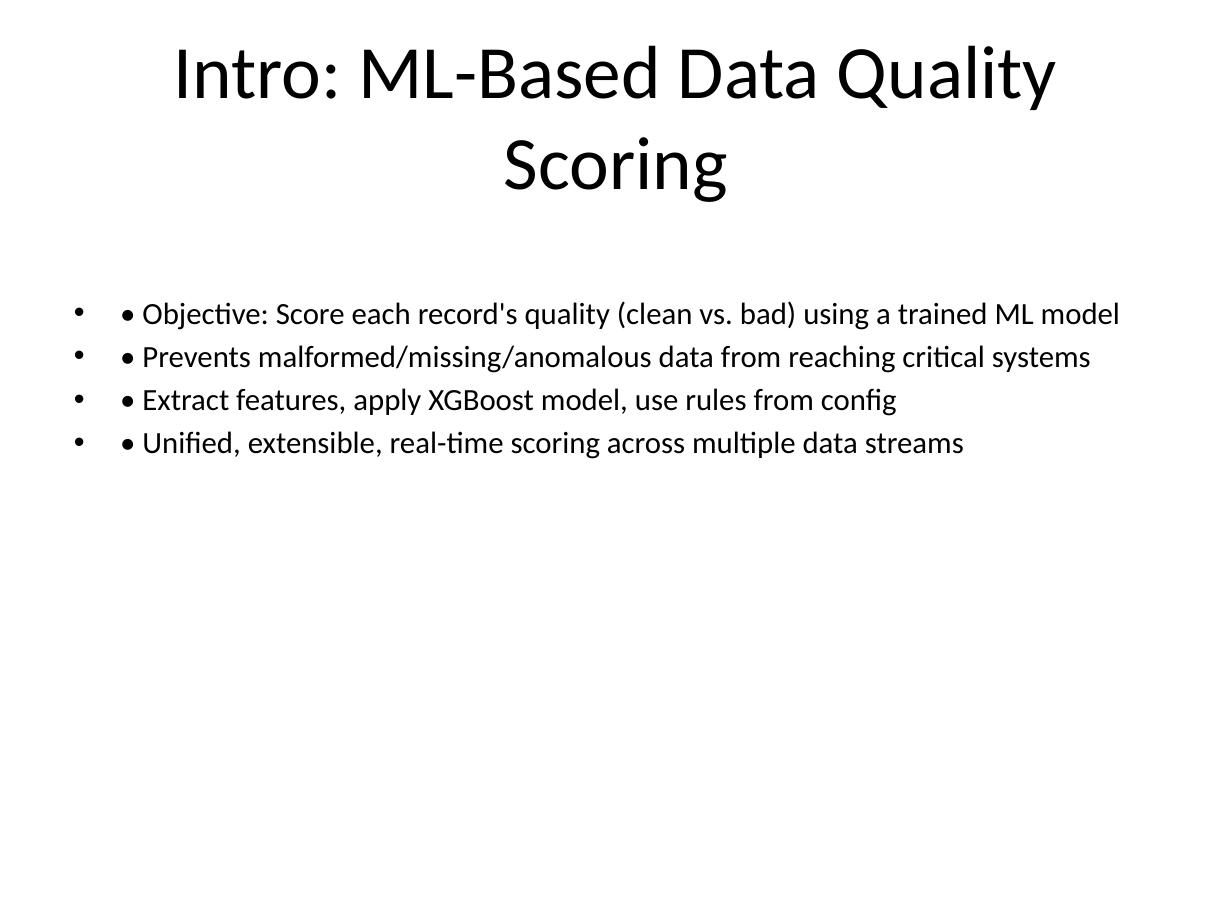
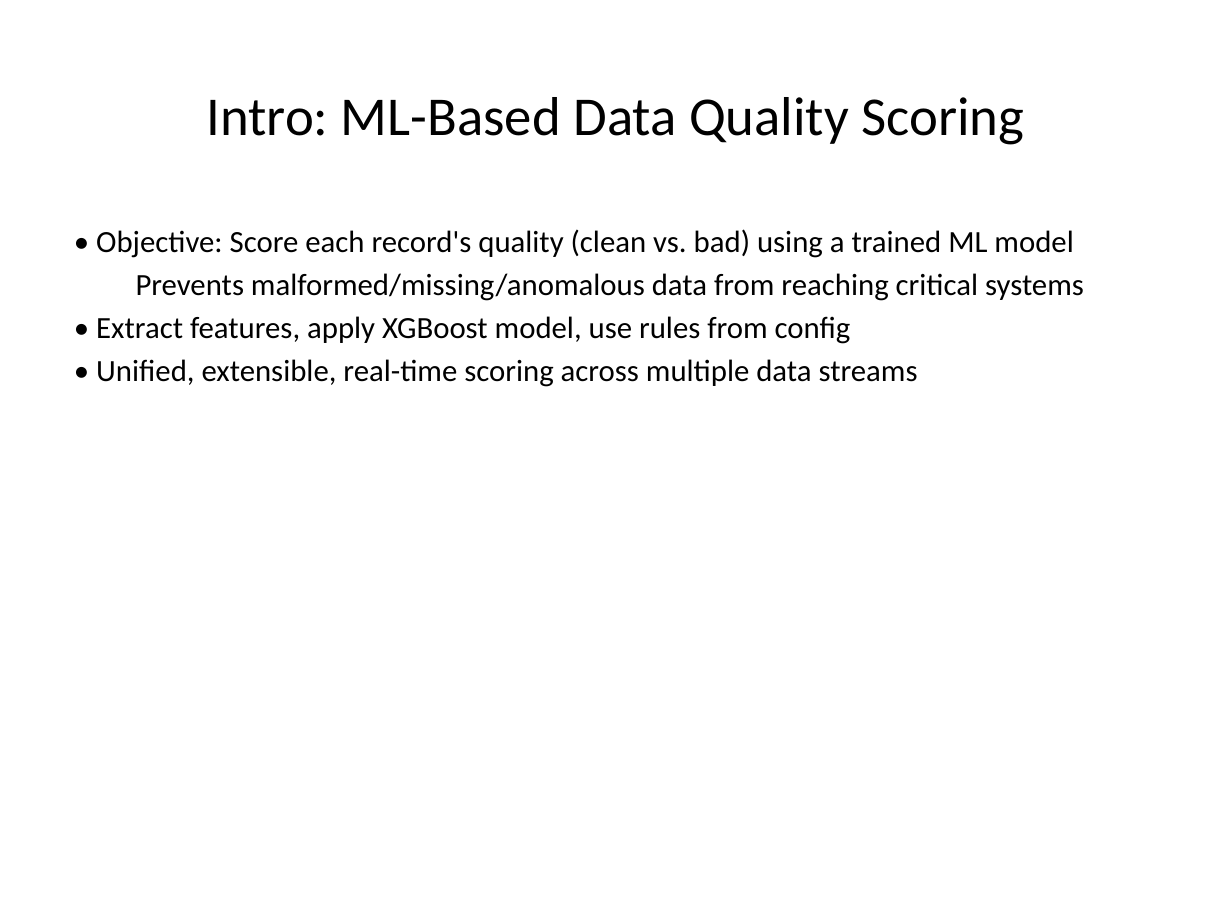
Before and after one commit to girishtiptur/JFPTEST, a slide deck: slide 3 of Data_Quality_Kafka_Intro_Slides_Formatted.pptx (slide 2 before the commit). Drawn at 1232x924 pixels with LibreOffice and Linux fonts; fonts in the diff are those of the drawing. Boxes give left, top, right and bottom in pixels: in the first picture for what was removed or moved away, otherwise in the second. Text is boxed around its words. In the diff, an @@ line names an element or a change of style, - is before the commit and + after.

```diff
--- a/Data_Quality_Kafka_Intro_Slides_Formatted.pptx
+++ b/Data_Quality_Kafka_Intro_Slides_Formatted.pptx
@@ title "Intro: ML-Based Data Quality Scoring" at bbox=[206, 97, 1024, 145]: size 44 to 32 pt @@
@@ text at bbox=[96, 229, 1073, 387]: bullet • to none @@
@@ text at bbox=[136, 273, 1084, 301]: text changed @@
-• • Prevents malformed/missing/anomalous data from reaching critical systems
+Prevents malformed/missing/anomalous data from reaching critical systems
```
Also in this commit, not shown: 1 other slide changed, 1 slide added, 2 other files.
